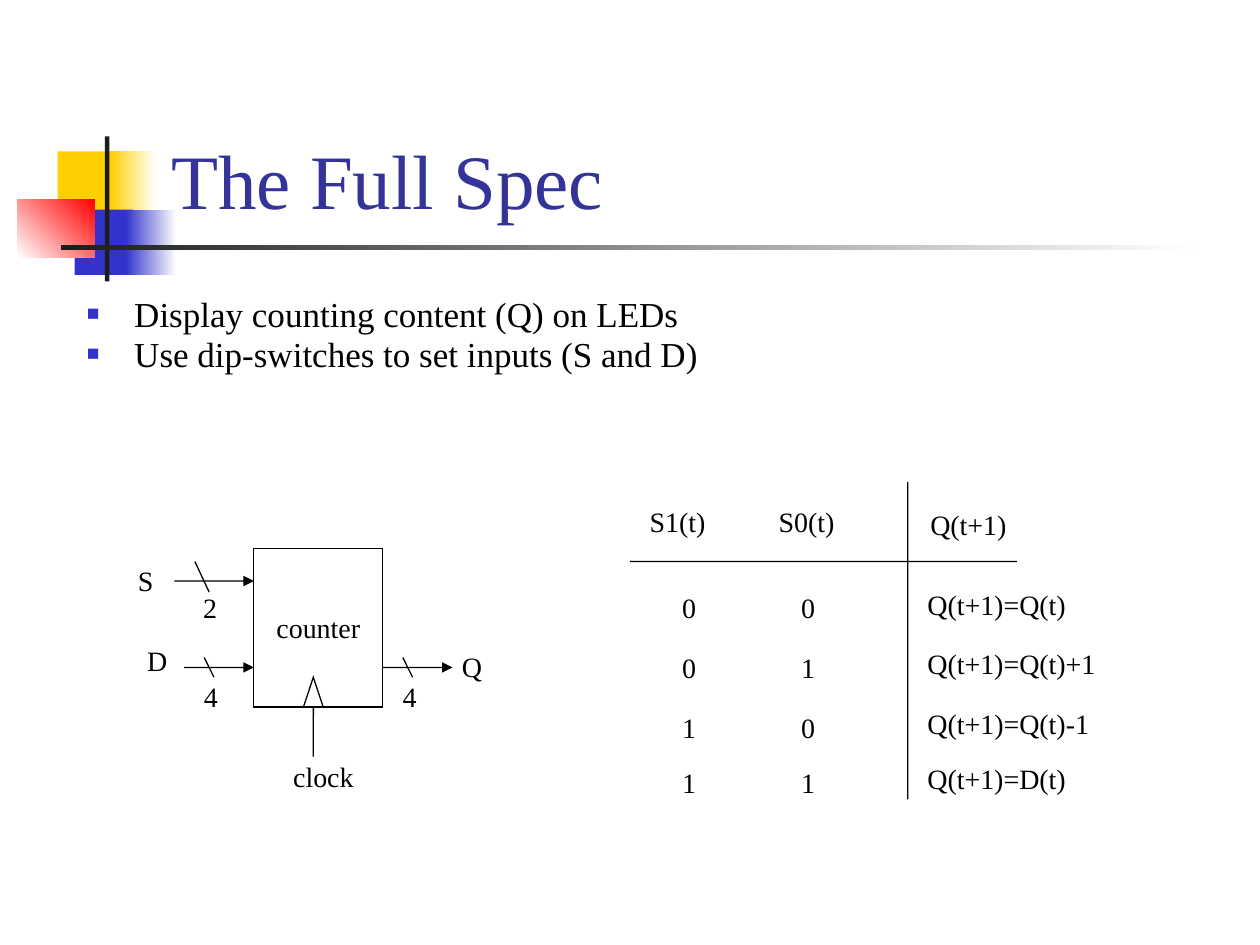
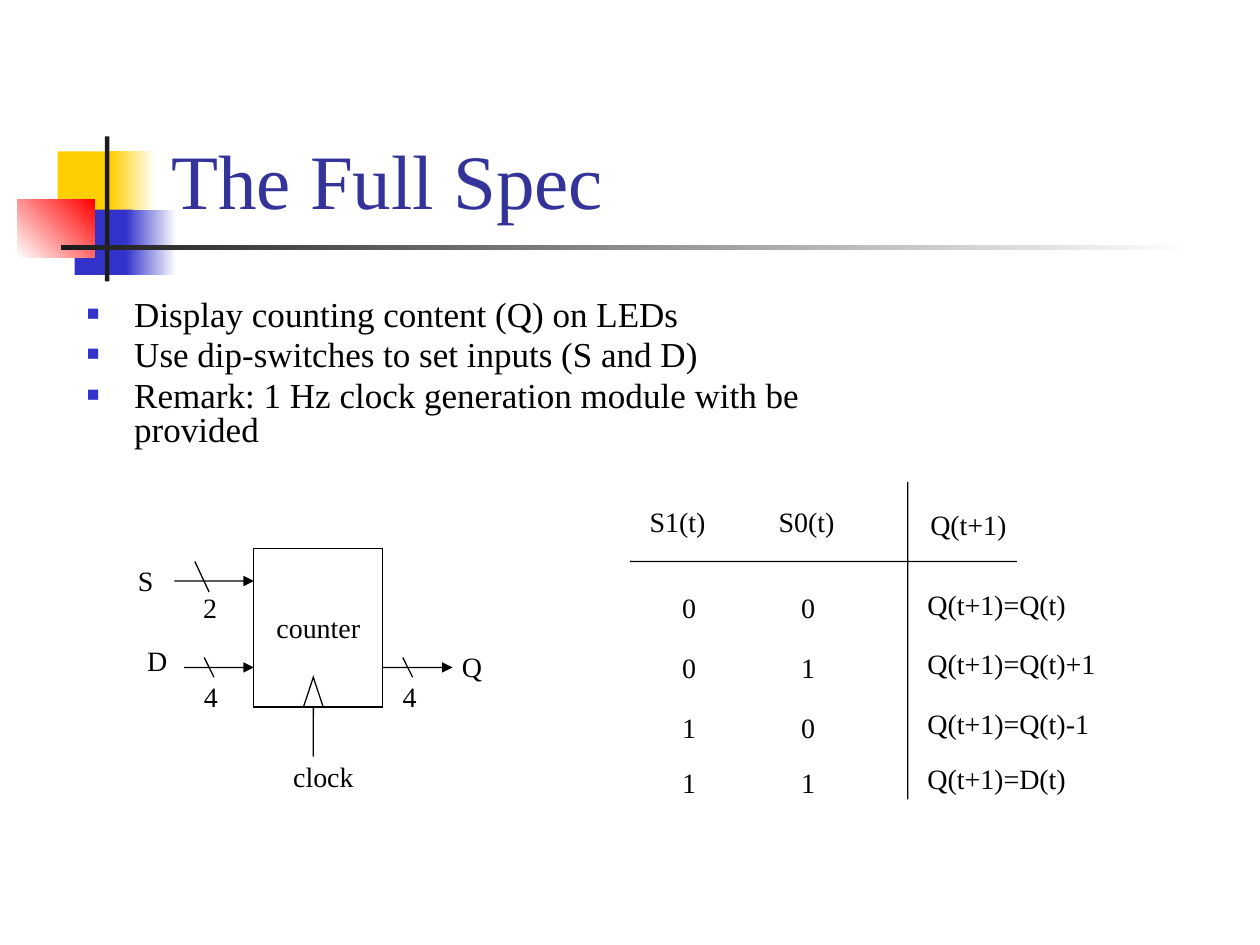
Before and after one commit to CGUSystemCourses/Comp_Org-2018, a slide deck: slide 2 of Lectures/lec04-counters/lab04-counter.pptx. Drawn at 1260x945 pixels with LibreOffice and Linux fonts; fonts in the diff are those of the drawing. Boxes give left, top, right and bottom in pixels: in the first picture for what was removed or moved away, otherwise in the second. Text is boxed around its words. In the diff, an @@ line names an element or a change of style, - is before the commit and + after.

```diff
--- a/Lectures/lec04-counters/lab04-counter.pptx
+++ b/Lectures/lec04-counters/lab04-counter.pptx
@@ text at (134,383,799,449): paragraph added @@
+■ Remark: 1 Hz clock generation module with be provided
```
Also in this commit, not shown: 1 other file.
